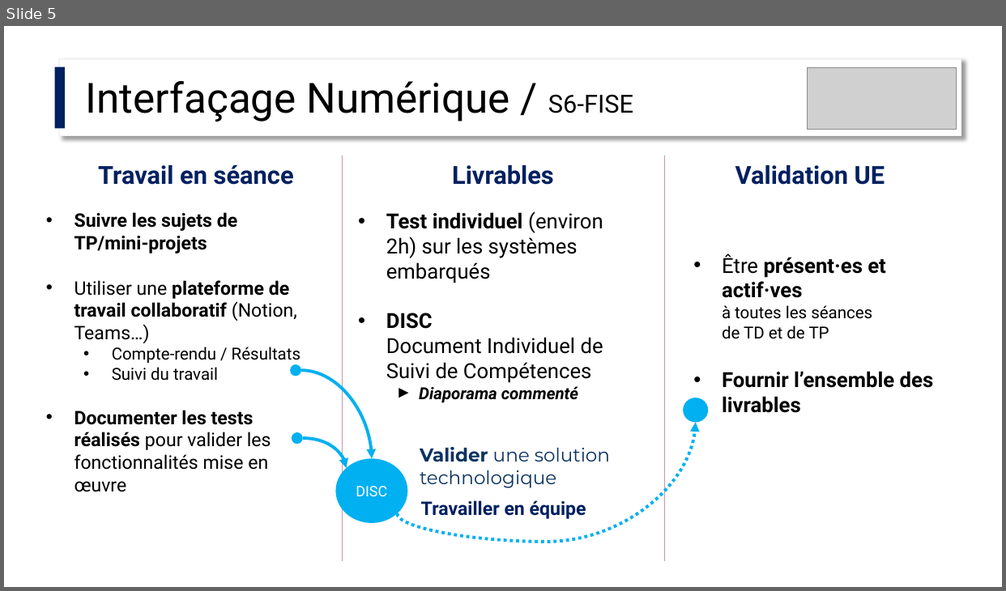
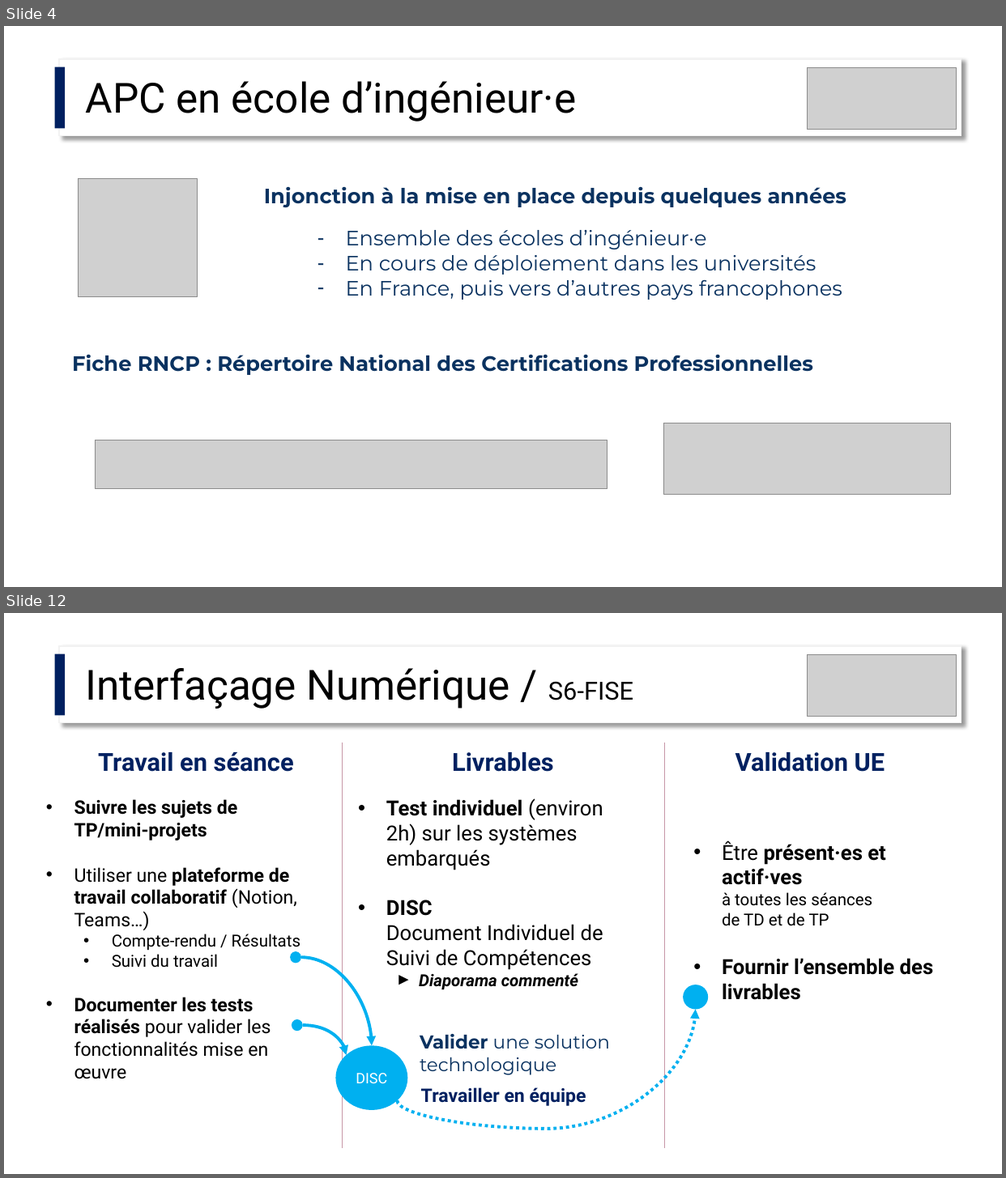
Before and after one commit to IOGS-Digital-Methods/semester-6, a slide deck: InterfacageNumerique/APC/S6_IntNum_APC.pptx. Shown one above the other, each under a label of ours: slide 5 before the commit, slides 4 and 12 after it; the slides between them are not shown. The pictures are 1006x591 and 1006x1178 pixels, drawn with LibreOffice and Linux fonts; fonts in the diff are those of the drawing; grey boxes stand for pictures. Boxes give left, top, right and bottom in pixels: in the first picture for what was removed or moved away, otherwise in the second. Text is boxed around its words. In the diff, an @@ line names an element or a change of style, - is before the commit and + after.

```diff
--- a/InterfacageNumerique/APC/S6_IntNum_APC.pptx
+++ b/InterfacageNumerique/APC/S6_IntNum_APC.pptx
@@ slide 4 added at <box>4,26,1002,587</box>, background #FFFFFF @@
@@ rectangle added at <box>55,67,66,129</box>, fill #002060 @@
@@ rectangle added at <box>59,59,961,136</box>, fill #FFFFFF, outline #F2F2F2 1 pt @@
@@ picture added at <box>808,68,957,130</box> @@
@@ text added at <box>86,81,576,122</box>, 40 pt, text #000000 @@
+APC en école d’ingénieur·e
@@ picture added at <box>78,179,197,297</box> @@
@@ text added at <box>264,186,847,208</box>, 20 pt, text #0A3260, bold @@
+Injonction à la mise en place depuis quelques années
@@ text added at <box>346,230,842,300</box>, 20 pt, text #0A3260 @@
+– Ensemble des écoles d’ingénieur·e
+– En cours de déploiement dans les universités
+– En France, puis vers d’autres pays francophones
@@ text added at <box>72,354,813,375</box>, 20 pt, text #0A3260, bold @@
+Fiche RNCP : Répertoire National des Certifications Professionnelles
@@ picture added at <box>663,423,950,495</box> @@
@@ picture added at <box>96,440,607,489</box> @@
@@ what was slide 5 is now slide 12 @@
```
Also in this commit, not shown: 5 slides changed, 15 other slides added, 1 slide removed, 2 other files.
